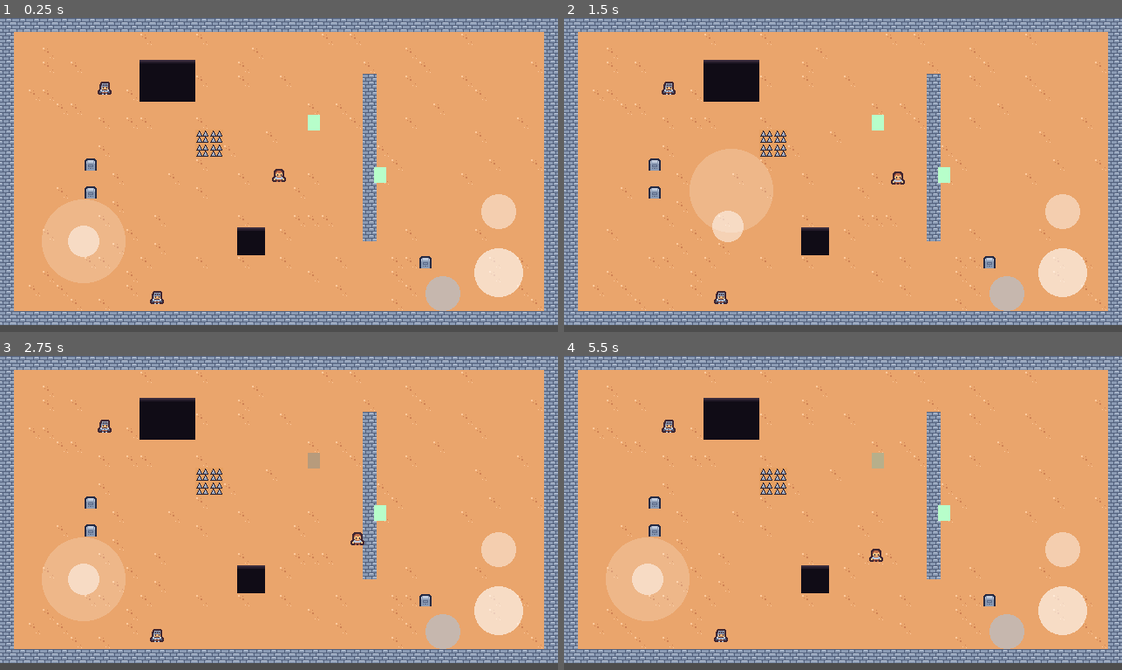
Above: before the commit, frames 1-4 (two rows, left to right).
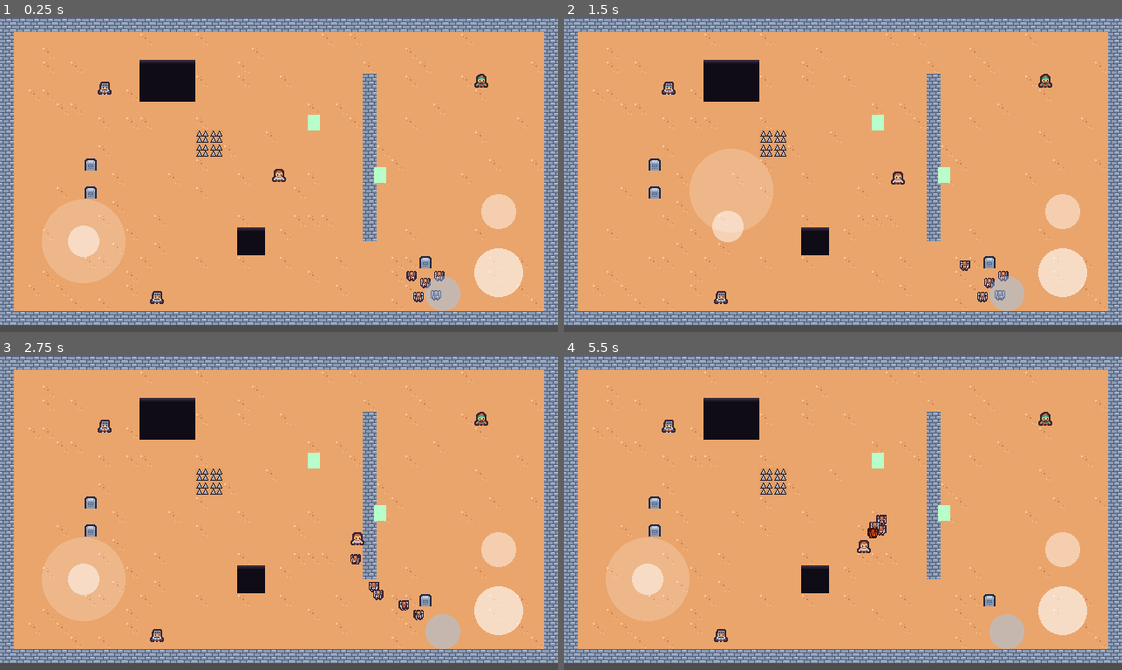
Above: after the commit, the same moments.

Repository: arturan2101/diplome_game
Game: Godot game, scene res://main/main.tscn
Two runs of this game, one before a commit and one after it. Both use one fixed random seed, a clock stepped at 60 frames per second and the inputs below.
Inputs (mouse positions are in pixels of both pictures, inside the frame that each line leads up to):
- Up to frame 1 (0.25 s): no input
- Up to frame 2 (1.5 s): tap Enter at 0.5 s; move the mouse to (965, 159) at 0.52 s; hold D (move_right) 0.53-1.25 s; tap J (attack) at 0.6 s; click (965, 159) at 0.67 s; drag from (731, 190) to (720, 297) at 1.27 s
- Up to frame 3 (2.75 s): move the mouse to (334, 443) at 2.02 s; hold D (move_right) from 2.03 s (still down); tap K (swap_weapon) at 2.1 s; tap J (attack) at 2.3 s
- Up to frame 4 (5.5 s): release D (move_right) at 2.75 s; drag from (815, 575) to (670, 425) at 2.77 s; move the mouse to (1010, 560) at 3.52 s; hold A (move_left) 3.53-4.25 s; tap J (attack) at 3.6, 5.1 s; drag from (675, 465) to (943, 513) at 4.27 s; move the mouse to (870, 513) at 5.02 s; hold S (move_down) from 5.03 s (still down); click (870, 513) at 5.17 s

The runs differ from the first frame. In frame 1, 0.3% of the frame differs, in the area x 72-88%, y 17-91%; in frame 2, 0.4%; in frame 3, 0.5%; in frame 4, 0.5%, in the area x 52-88%, y 17-66%.

Commit message:
Stage 5: core enemies - skeleton, archer, beetle swarm
- One enemy scene for all types; look, size, numbers and weapon come from EnemyData
- Archer: enemy arrow, short retreat with cooldown, visible windup
- Beetle swarm: pack of 4-6 for one danger cost
- EnemyCatalog resource; tests/test_enemy_types.gd

Co-Authored-By: Claude Fable 5.2 <noreply@anthropic.com>

Diff:
--- /dev/null
+++ b/actors/enemies/archer.tres
@@ -0,0 +1,22 @@
+[gd_resource type="Resource" script_class="EnemyData" load_steps=4 format=3]
+
+[ext_resource type="Script" path="res://actors/enemies/enemy_data.gd" id="1"]
+[ext_resource type="Texture2D" path="res://assets/sprites/archer.tres" id="2"]
+[ext_resource type="Resource" path="res://actors/enemies/archer_bow.tres" id="3"]
+
+[resource]
+script = ExtResource("1")
+sprite = ExtResource("2")
+weapon = ExtResource("3")
+id = &"archer"
+display_name = "Archer"
+danger_cost = 3
+max_hp = 20
+move_speed = 40.0
+detection_range = 190.0
+attack_range = 140.0
+windup = 0.5
+recovery = 0.9
+preferred_distance = 70.0
+retreat_time = 0.6
+retreat_cooldown = 2.0
--- /dev/null
+++ b/actors/enemies/archer_bow.tres
@@ -0,0 +1,20 @@
+[gd_resource type="Resource" script_class="BowWeaponData" load_steps=4 format=3]
+
+[ext_resource type="Script" path="res://combat/weapons/bow_weapon_data.gd" id="1"]
+[ext_resource type="PackedScene" path="res://actors/projectiles/enemy_arrow.tscn" id="2"]
+[ext_resource type="PackedScene" path="res://combat/weapons/bow_weapon.tscn" id="3"]
+
+[resource]
+script = ExtResource("1")
+min_damage = 8
+max_damage = 8
+tap_threshold = 0.15
+draw_time = 0.8
+cooldown = 0.1
+arrow_speed = 190.0
+arrow_range = 220.0
+arrow_scene = ExtResource("2")
+id = &"archer_bow"
+display_name = "Archer bow"
+auto_aim_radius = 0.0
+weapon_scene = ExtResource("3")
--- /dev/null
+++ b/actors/enemies/beetle.tres
@@ -0,0 +1,23 @@
+[gd_resource type="Resource" script_class="EnemyData" load_steps=4 format=3]
+
+[ext_resource type="Script" path="res://actors/enemies/enemy_data.gd" id="1"]
+[ext_resource type="Texture2D" path="res://assets/sprites/beetle.tres" id="2"]
+[ext_resource type="Resource" path="res://actors/enemies/beetle_bite.tres" id="3"]
+
+[resource]
+script = ExtResource("1")
+sprite = ExtResource("2")
+weapon = ExtResource("3")
+id = &"beetle"
+display_name = "Beetle swarm"
+danger_cost = 3
+pack_min = 4
+pack_max = 6
+sprite_scale = 0.75
+body_radius = 4.0
+max_hp = 10
+move_speed = 70.0
+detection_range = 150.0
+attack_range = 12.0
+windup = 0.25
+recovery = 0.5
--- /dev/null
+++ b/actors/enemies/beetle_bite.tres
@@ -0,0 +1,21 @@
+[gd_resource type="Resource" script_class="MeleeWeaponData" load_steps=5 format=3]
+
+[ext_resource type="Script" path="res://combat/weapons/melee_attack_step.gd" id="1"]
+[ext_resource type="Script" path="res://combat/weapons/melee_weapon_data.gd" id="2"]
+[ext_resource type="PackedScene" path="res://combat/weapons/enemy_melee_weapon.tscn" id="3"]
+
+[sub_resource type="Resource" id="bite_step"]
+script = ExtResource("1")
+damage = 4
+reach = 14.0
+arc_degrees = 120.0
+duration = 0.1
+recovery = 0.0
+
+[resource]
+script = ExtResource("2")
+combo = Array[ExtResource("1")]([SubResource("bite_step")])
+id = &"beetle_bite"
+display_name = "Beetle bite"
+auto_aim_radius = 0.0
+weapon_scene = ExtResource("3")
--- a/actors/enemies/enemy.gd
+++ b/actors/enemies/enemy.gd
@@ -20,6 +20,9 @@
 @export var visual: CanvasItem
 ## Optional: makes the enemy react to spikes and pits.
 @export var hazards: HazardReceiver
+## Optional: collision shapes resized from data.body_radius.
+@export var body_shape: CollisionShape2D
+@export var hurtbox_shape: CollisionShape2D
 ## Physics layers that block the enemy's sight (world).
 @export_flags_2d_physics var sight_mask: int = 1
 ## Tint during the windup, so the player sees the attack coming.
@@ -50,6 +53,10 @@
 func _ready() -> void:
 	# Top-down game: no floor or gravity, every collision is treated as a wall.
 	motion_mode = CharacterBody2D.MOTION_MODE_FLOATING
+	if data == null:
+		push_error("Enemy %s has no EnemyData" % get_path())
+		set_physics_process(false)
+		return
 	_level = get_tree().get_first_node_in_group(Level.GROUP) as Level
 	health.max_hp = data.max_hp
 	health.reset()
@@ -59,9 +66,7 @@
 	if hazards != null:
 		hazards.fall_started.connect(_on_fall_started)
 		hazards.fall_ended.connect(_on_fall_ended)
-	var sprite: Sprite2D = visual as Sprite2D
-	if sprite != null and data.sprite != null:
-		sprite.texture = data.sprite
+	_apply_look()
 	_create_weapon()
 
 
@@ -209,6 +214,24 @@
 	return get_world_2d().direct_space_state.intersect_ray(ray).is_empty()
 
 
+## Picture and body size come from the data, so one scene serves every enemy type.
+func _apply_look() -> void:
+	var sprite: Sprite2D = visual as Sprite2D
+	if sprite != null:
+		if data.sprite != null:
+			sprite.texture = data.sprite
+		sprite.scale = Vector2.ONE * data.sprite_scale
+	# New shape objects: the ones in the scene file are shared by all instances.
+	if body_shape != null:
+		var body_circle: CircleShape2D = CircleShape2D.new()
+		body_circle.radius = data.body_radius
+		body_shape.shape = body_circle
+	if hurtbox_shape != null:
+		var hurtbox_circle: CircleShape2D = CircleShape2D.new()
+		hurtbox_circle.radius = data.body_radius + 1.0
+		hurtbox_shape.shape = hurtbox_circle
+
+
 func _create_weapon() -> void:
 	if data.weapon == null or data.weapon.weapon_scene == null:
 		push_error("Enemy %s has no weapon with a weapon_scene" % data.id)
--- /dev/null
+++ b/actors/enemies/enemy.tscn
@@ -0,0 +1,48 @@
+[gd_scene load_steps=8 format=3]
+
+[ext_resource type="Script" path="res://actors/enemies/enemy.gd" id="1"]
+[ext_resource type="Script" path="res://combat/health.gd" id="2"]
+[ext_resource type="Script" path="res://combat/hurtbox.gd" id="3"]
+[ext_resource type="Script" path="res://level/hazard_receiver.gd" id="4"]
+[ext_resource type="Resource" path="res://level/hazards.tres" id="5"]
+
+[sub_resource type="CircleShape2D" id="body_circle"]
+radius = 6.0
+
+[sub_resource type="CircleShape2D" id="hurtbox_circle"]
+radius = 7.0
+
+[node name="Enemy" type="CharacterBody2D" node_paths=PackedStringArray("health", "hurtbox", "visual", "hazards", "body_shape", "hurtbox_shape")]
+collision_layer = 4
+collision_mask = 7
+script = ExtResource("1")
+health = NodePath("Health")
+hurtbox = NodePath("Hurtbox")
+visual = NodePath("Sprite")
+hazards = NodePath("HazardReceiver")
+body_shape = NodePath("CollisionShape2D")
+hurtbox_shape = NodePath("Hurtbox/CollisionShape2D")
+
+[node name="CollisionShape2D" type="CollisionShape2D" parent="."]
+shape = SubResource("body_circle")
+
+[node name="Sprite" type="Sprite2D" parent="."]
+
+[node name="Health" type="Node" parent="."]
+script = ExtResource("2")
+
+[node name="Hurtbox" type="Area2D" parent="." node_paths=PackedStringArray("health")]
+collision_layer = 16
+collision_mask = 0
+script = ExtResource("3")
+health = NodePath("../Health")
+
+[node name="CollisionShape2D" type="CollisionShape2D" parent="Hurtbox"]
+shape = SubResource("hurtbox_circle")
+
+[node name="HazardReceiver" type="Node" parent="." node_paths=PackedStringArray("body", "health", "visual")]
+script = ExtResource("4")
+body = NodePath("..")
+health = NodePath("../Health")
+visual = NodePath("../Sprite")
+data = ExtResource("5")
--- /dev/null
+++ b/actors/enemies/enemy_catalog.gd
@@ -0,0 +1,21 @@
+class_name EnemyCatalog
+extends Resource
+## List of every enemy type the game can spawn. The director picks from it by
+## danger cost, the level spawns from it by id.
+
+@export var enemies: Array[EnemyData] = []
+
+
+## Data of the enemy type with this id, or null.
+func get_by_id(id: StringName) -> EnemyData:
+	for enemy_data: EnemyData in enemies:
+		if enemy_data.id == id:
+			return enemy_data
+	return null
+
+
+func get_ids() -> Array[StringName]:
+	var ids: Array[StringName] = []
+	for enemy_data: EnemyData in enemies:
+		ids.append(enemy_data.id)
+	return ids
--- /dev/null
+++ b/actors/enemies/enemy_catalog.tres
@@ -0,0 +1,11 @@
+[gd_resource type="Resource" script_class="EnemyCatalog" load_steps=5 format=3]
+
+[ext_resource type="Script" path="res://actors/enemies/enemy_catalog.gd" id="1"]
+[ext_resource type="Script" path="res://actors/enemies/enemy_data.gd" id="2"]
+[ext_resource type="Resource" path="res://actors/enemies/skeleton.tres" id="3"]
+[ext_resource type="Resource" path="res://actors/enemies/archer.tres" id="4"]
+[ext_resource type="Resource" path="res://actors/enemies/beetle.tres" id="5"]
+
+[resource]
+script = ExtResource("1")
+enemies = Array[ExtResource("2")]([ExtResource("3"), ExtResource("4"), ExtResource("5")])
--- a/actors/enemies/enemy_data.gd
+++ b/actors/enemies/enemy_data.gd
@@ -8,6 +8,10 @@
 @export var display_name: String = ""
 ## Picture of the enemy. Empty keeps whatever the enemy scene shows.
 @export var sprite: Texture2D
+## Scale of the picture (beetles are smaller than a tile).
+@export var sprite_scale: float = 1.0
+## Radius of the body collision in pixels; the hurtbox is one pixel larger.
+@export var body_radius: float = 6.0
 ## Points of the director's danger budget one spawn of this type costs
 ## (for pack enemies: the whole pack).
 @export var danger_cost: int = 1
--- a/actors/enemies/skeleton.tres
+++ b/actors/enemies/skeleton.tres
@@ -1,12 +1,19 @@
-[gd_resource type="Resource" script_class="EnemyData" format=3 uid="uid://dri0811re2pdk"]
+[gd_resource type="Resource" script_class="EnemyData" load_steps=4 format=3 uid="uid://dri0811re2pdk"]
 
-[ext_resource type="Script" uid="uid://d25stp0m0v27c" path="res://actors/enemies/enemy_data.gd" id="1_yxqwr"]
-[ext_resource type="Resource" uid="uid://cs6kmg7e2dt34" path="res://actors/enemies/skeleton_weapon.tres" id="2_65ny6"]
+[ext_resource type="Script" path="res://actors/enemies/enemy_data.gd" id="1"]
+[ext_resource type="Texture2D" path="res://assets/sprites/skeleton.tres" id="2"]
+[ext_resource type="Resource" path="res://actors/enemies/skeleton_weapon.tres" id="3"]
 
 [resource]
-script = ExtResource("1_yxqwr")
+script = ExtResource("1")
+sprite = ExtResource("2")
+weapon = ExtResource("3")
 id = &"skeleton"
 display_name = "Skeleton guard"
 danger_cost = 2
-weapon = ExtResource("2_65ny6")
-metadata/_custom_type_script = "uid://d25stp0m0v27c"
+max_hp = 30
+move_speed = 45.0
+detection_range = 160.0
+attack_range = 18.0
+windup = 0.4
+recovery = 0.6
--- a/actors/enemies/skeleton.tscn
+++ /dev/null
@@ -1,54 +0,0 @@
-[gd_scene format=3 uid="uid://cilt82rm68y6g"]
-
-[ext_resource type="Script" uid="uid://d0eq1gnppy4ug" path="res://actors/enemies/enemy.gd" id="1_s7b7v"]
-[ext_resource type="Resource" uid="uid://dri0811re2pdk" path="res://actors/enemies/skeleton.tres" id="2_ar7lc"]
-[ext_resource type="Texture2D" path="res://assets/sprites/skeleton.tres" id="3_5gwyt"]
-[ext_resource type="Script" uid="uid://bech2h0liorq5" path="res://combat/health.gd" id="4_i8opf"]
-[ext_resource type="Script" uid="uid://dbyxqej24j4mh" path="res://combat/hurtbox.gd" id="5_g5vae"]
-
-[ext_resource type="Script" path="res://level/hazard_receiver.gd" id="hz_script"]
-[ext_resource type="Resource" path="res://level/hazards.tres" id="hz_data"]
-
-[sub_resource type="CircleShape2D" id="CircleShape2D_ndusb"]
-radius = 6.0
-
-[sub_resource type="CircleShape2D" id="CircleShape2D_4imvi"]
-radius = 7.0
-
-[node name="Skeleton" type="CharacterBody2D" unique_id=325434225 node_paths=PackedStringArray("health", "hurtbox", "visual", "hazards")]
-collision_layer = 4
-collision_mask = 7
-script = ExtResource("1_s7b7v")
-data = ExtResource("2_ar7lc")
-health = NodePath("Health")
-hurtbox = NodePath("Hurtbox")
-visual = NodePath("Sprite")
-hazards = NodePath("HazardReceiver")
-metadata/_custom_type_script = "uid://d0eq1gnppy4ug"
-
-[node name="CollisionShape2D" type="CollisionShape2D" parent="." unique_id=1841158772]
-shape = SubResource("CircleShape2D_ndusb")
-
-[node name="Sprite" type="Sprite2D" parent="."]
-texture = ExtResource("3_5gwyt")
-
-[node name="Health" type="Node" parent="." unique_id=2065356700]
-script = ExtResource("4_i8opf")
-metadata/_custom_type_script = "uid://bech2h0liorq5"
-
-[node name="Hurtbox" type="Area2D" parent="." unique_id=1357691913 node_paths=PackedStringArray("health")]
-collision_layer = 16
-collision_mask = 0
-script = ExtResource("5_g5vae")
-health = NodePath("../Health")
-metadata/_custom_type_script = "uid://dbyxqej24j4mh"
-
-[node name="CollisionShape2D" type="CollisionShape2D" parent="Hurtbox" unique_id=338997249]
-shape = SubResource("CircleShape2D_4imvi")
-
-[node name="HazardReceiver" type="Node" parent="." node_paths=PackedStringArray("body", "health", "visual")]
-script = ExtResource("hz_script")
-body = NodePath("..")
-health = NodePath("../Health")
-visual = NodePath("../Sprite")
-data = ExtResource("hz_data")
--- /dev/null
+++ b/actors/projectiles/enemy_arrow.tscn
@@ -0,0 +1,15 @@
+[gd_scene load_steps=3 format=3]
+
+[ext_resource type="Script" path="res://actors/projectiles/arrow.gd" id="1"]
+[ext_resource type="Texture2D" path="res://assets/sprites/arrow.tres" id="2"]
+
+[node name="EnemyArrow" type="Node2D"]
+script = ExtResource("1")
+target_mask = 8
+length = 0.0
+
+[node name="Sprite" type="Sprite2D" parent="."]
+modulate = Color(1, 0.55, 0.45, 1)
+position = Vector2(-6, 0)
+rotation = 1.5707964
+texture = ExtResource("2")
--- a/main/main.tscn
+++ b/main/main.tscn
@@ -1,6 +1,9 @@
 [gd_scene format=3 uid="uid://clx07jmctk3k4"]
 
-[ext_resource type="PackedScene" uid="uid://cilt82rm68y6g" path="res://actors/enemies/skeleton.tscn" id="1_3wy1v"]
+[ext_resource type="PackedScene" path="res://actors/enemies/enemy.tscn" id="1_3wy1v"]
+[ext_resource type="Resource" path="res://actors/enemies/skeleton.tres" id="en_skeleton"]
+[ext_resource type="Resource" path="res://actors/enemies/archer.tres" id="en_archer"]
+[ext_resource type="Resource" path="res://actors/enemies/beetle.tres" id="en_beetle"]
 [ext_resource type="PackedScene" uid="uid://dqytegvmgnaim" path="res://actors/enemies/training_dummy.tscn" id="1_c651c"]
 [ext_resource type="PackedScene" uid="uid://d086msg16gvvh" path="res://actors/player/player.tscn" id="1_pjrb6"]
 [ext_resource type="Script" uid="uid://di3pkn0s3mymi" path="res://actors/placeholder_shape.gd" id="2_xwkvk"]
@@ -43,11 +46,37 @@
 #......................................#
 ########################################"
 
-[node name="Skeleton2" parent="." unique_id=325434225 instance=ExtResource("1_3wy1v")]
+[node name="Skeleton2" parent="." instance=ExtResource("1_3wy1v")]
 position = Vector2(180, 320)
+data = ExtResource("en_skeleton")
 
-[node name="Skeleton" parent="." unique_id=2007284738 instance=ExtResource("1_3wy1v")]
+[node name="Skeleton" parent="." instance=ExtResource("1_3wy1v")]
 position = Vector2(120, 80)
+data = ExtResource("en_skeleton")
+
+[node name="Archer" parent="." instance=ExtResource("1_3wy1v")]
+position = Vector2(552, 72)
+data = ExtResource("en_archer")
+
+[node name="Beetle1" parent="." instance=ExtResource("1_3wy1v")]
+position = Vector2(472, 296)
+data = ExtResource("en_beetle")
+
+[node name="Beetle2" parent="." instance=ExtResource("1_3wy1v")]
+position = Vector2(488, 304)
+data = ExtResource("en_beetle")
+
+[node name="Beetle3" parent="." instance=ExtResource("1_3wy1v")]
+position = Vector2(504, 296)
+data = ExtResource("en_beetle")
+
+[node name="Beetle4" parent="." instance=ExtResource("1_3wy1v")]
+position = Vector2(480, 320)
+data = ExtResource("en_beetle")
+
+[node name="Beetle5" parent="." instance=ExtResource("1_3wy1v")]
+position = Vector2(500, 318)
+data = ExtResource("en_beetle")
 
 [node name="TrainingDummy2" parent="." unique_id=1620336158 instance=ExtResource("1_c651c")]
 position = Vector2(360, 120)
--- a/tests/factory.gd
+++ b/tests/factory.gd
@@ -53,6 +53,35 @@
 	data.windup = 0.4
 	data.recovery = 0.5
 	data.weapon = weapon_data
+	return data
+
+
+## Data of a ranged enemy: shoots arrows at the player hurtbox layer and steps back
+## when the player is closer than preferred_distance.
+static func ranged_enemy_data(id: StringName, damage: int = 8) -> EnemyData:
+	var arrow_template: Arrow = Arrow.new()
+	arrow_template.target_mask = PLAYER_HURTBOX_LAYER
+	var bow_data: BowWeaponData = BowWeaponData.new()
+	bow_data.id = &"test_bow"
+	bow_data.min_damage = damage
+	bow_data.max_damage = damage
+	bow_data.cooldown = 0.1
+	bow_data.arrow_speed = 600.0
+	bow_data.arrow_range = 300.0
+	bow_data.arrow_scene = pack(arrow_template)
+	bow_data.weapon_scene = pack(BowWeapon.new())
+	var data: EnemyData = EnemyData.new()
+	data.id = id
+	data.max_hp = 20
+	data.move_speed = 60.0
+	data.detection_range = 400.0
+	data.attack_range = 140.0
+	data.windup = 0.3
+	data.recovery = 0.3
+	data.preferred_distance = 70.0
+	data.retreat_time = 0.6
+	data.retreat_cooldown = 2.0
+	data.weapon = bow_data
 	return data
 
 
--- /dev/null
+++ b/tests/test_enemy_types.gd
@@ -0,0 +1,155 @@
+extends TestCase
+## Headless test for the core enemy types: the archer (shooting, short retreat with a
+## cooldown, shooting at once with its back to a wall), line of sight before an attack,
+## and the real enemy resources and scene (skeleton, archer, beetle pack).
+
+const TILE: float = 16.0
+const CATALOG_PATH: String = "res://actors/enemies/enemy_catalog.tres"
+const ENEMY_SCENE_PATH: String = "res://actors/enemies/enemy.tscn"
+## The archer stands with a wall right behind it (to the left), the player to the right.
+const WALL_BEHIND_MAP: String = """##########
+#........#
+#........#
+#........#
+##########"""
+
+var _hits: Array[DamageInfo] = []
+
+
+func run() -> void:
+	await _test_archer_shoots()
+	await _test_archer_retreat()
+	await _test_archer_cornered()
+	await _test_line_of_sight()
+	await _test_real_resources()
+
+
+func _test_archer_shoots() -> void:
+	var target: Node2D = _add_target(Vector2(220.0, 100.0))
+	var archer: Enemy = _add_enemy(TestFactory.ranged_enemy_data(&"archer"), Vector2(100.0, 100.0))
+	await physics_frames(3)
+	check(archer.state == Enemy.State.WINDUP, "archer in range and far enough starts its windup at once")
+	check(_hits.is_empty(), "no arrow before the windup ends")
+	await physics_frames(45)
+	check(_hits.size() == 1 and _hits[0].amount == 8 and _hits[0].source == archer and _hits[0].source_id == &"archer",
+			"after the windup an arrow hits the player; source is the archer and its type")
+	archer.queue_free()
+	target.queue_free()
+	await physics_frames(30)
+	_hits.clear()
+
+
+func _test_archer_retreat() -> void:
+	var target: Node2D = _add_target(Vector2(140.0, 100.0))
+	var archer: Enemy = _add_enemy(TestFactory.ranged_enemy_data(&"archer"), Vector2(100.0, 100.0))
+	await physics_frames(3)
+	check(archer.state == Enemy.State.RETREAT, "archer steps back when the player is too close")
+	await physics_frames(20)
+	check(archer.position.x < 99.0 and archer.state == Enemy.State.RETREAT, "it moves away from the player")
+	await physics_frames(25)
+	check(archer.state != Enemy.State.RETREAT, "the step back is short (at most retreat_time)")
+
+	# The player closes in again: no second retreat during the cooldown.
+	var retreated_again: bool = false
+	for _i in 90:
+		target.position = archer.position + Vector2(30.0, 0.0)
+		if archer.state == Enemy.State.RETREAT:
+			retreated_again = true
+		await get_tree().physics_frame
+	check(not retreated_again, "no second retreat during the retreat cooldown")
+	var retreated_later: bool = false
+	for _i in 120:
+		target.position = archer.position + Vector2(30.0, 0.0)
+		if archer.state == Enemy.State.RETREAT:
+			retreated_later = true
+			break
+		await get_tree().physics_frame
+	check(retreated_later, "after the cooldown the archer may step back again")
+	archer.queue_free()
+	target.queue_free()
+	await physics_frames(30)
+	_hits.clear()
+
+
+func _test_archer_cornered() -> void:
+	var level: Level = Level.new()
+	add_child(level)
+	level.build(LevelGrid.from_text(WALL_BEHIND_MAP))
+	var target: Node2D = _add_target(Vector2(3.5, 2.5) * TILE)
+	var archer: Enemy = _add_enemy(TestFactory.ranged_enemy_data(&"archer"), Vector2(1.5, 2.5) * TILE)
+	await physics_frames(4)
+	check(archer.state == Enemy.State.WINDUP, "with a wall behind, the archer shoots instead of retreating")
+	archer.queue_free()
+	target.queue_free()
+	level.queue_free()
+	await physics_frames(30)
+	_hits.clear()
+
+
+func _test_line_of_sight() -> void:
+	var target: Node2D = _add_target(Vector2(116.0, 100.0))
+	var wall: StaticBody2D = StaticBody2D.new()
+	wall.position = Vector2(108.0, 100.0)
+	wall.collision_layer = TestFactory.WORLD_LAYER
+	var shape: CollisionShape2D = CollisionShape2D.new()
+	var rect: RectangleShape2D = RectangleShape2D.new()
+	rect.size = Vector2(2.0, 60.0)
+	shape.shape = rect
+	wall.add_child(shape)
+	add_child(wall)
+	var data: EnemyData = TestFactory.melee_enemy_data(&"skeleton")
+	data.move_speed = 0.0
+	var skeleton: Enemy = _add_enemy(data, Vector2(100.0, 100.0))
+	var wound_up: bool = false
+	for _i in 60:
+		if skeleton.state == Enemy.State.WINDUP:
+			wound_up = true
+		await get_tree().physics_frame
+	check(not wound_up, "enemy does not attack a player it cannot see (wall between)")
+	wall.queue_free()
+	await physics_frames(5)
+	check(skeleton.state == Enemy.State.WINDUP, "with the wall gone it attacks")
+	skeleton.queue_free()
+	target.queue_free()
+	await physics_frames(3)
+
+
+func _test_real_resources() -> void:
+	var catalog: EnemyCatalog = load(CATALOG_PATH) as EnemyCatalog
+	check(catalog != null and catalog.get_ids() == ([&"skeleton", &"archer", &"beetle"] as Array[StringName]),
+			"enemy catalog lists skeleton, archer and beetle")
+	if catalog == null:
+		return
+	var beetle: EnemyData = catalog.get_by_id(&"beetle")
+	check(beetle.pack_min == 4 and beetle.pack_max == 6, "beetles spawn as a pack of 4-6 for one danger cost")
+	check(catalog.get_by_id(&"archer").preferred_distance > 0.0 and catalog.get_by_id(&"skeleton").preferred_distance == 0.0,
+			"only the archer keeps its distance")
+	var scene: PackedScene = load(ENEMY_SCENE_PATH) as PackedScene
+	var all_ready: bool = true
+	for enemy_data: EnemyData in catalog.enemies:
+		var enemy: Enemy = scene.instantiate() as Enemy
+		enemy.data = enemy_data
+		enemy.position = Vector2(-500.0, -500.0)
+		add_child(enemy)
+		var sprite: Sprite2D = enemy.visual as Sprite2D
+		if enemy.weapon == null or sprite == null or sprite.texture != enemy_data.sprite \
+				or enemy.health.hp != enemy_data.max_hp or enemy_data.danger_cost <= 0:
+			all_ready = false
+		enemy.queue_free()
+	check(all_ready, "every catalog enemy spawns from enemy.tscn with weapon, sprite and HP from its data")
+	await physics_frames(2)
+
+
+func _add_target(at: Vector2) -> Node2D:
+	var target: Node2D = TestFactory.player_target(1000)
+	target.position = at
+	(target.get_node("Health") as Health).damaged.connect(func(info: DamageInfo) -> void: _hits.append(info))
+	add_child(target)
+	return target
+
+
+func _add_enemy(data: EnemyData, at: Vector2) -> Enemy:
+	var enemy: Enemy = TestFactory.enemy(data)
+	enemy.position = at
+	add_child(enemy)
+	return enemy
Not shown, added: actors/enemies/enemy_catalog.gd.uid
Not shown, added: tests/test_enemy_types.gd.uid
Not shown, changed: docs/ai-usage-log.md
Not shown, changed: docs/design.md
Not shown, changed: docs/progress.md
